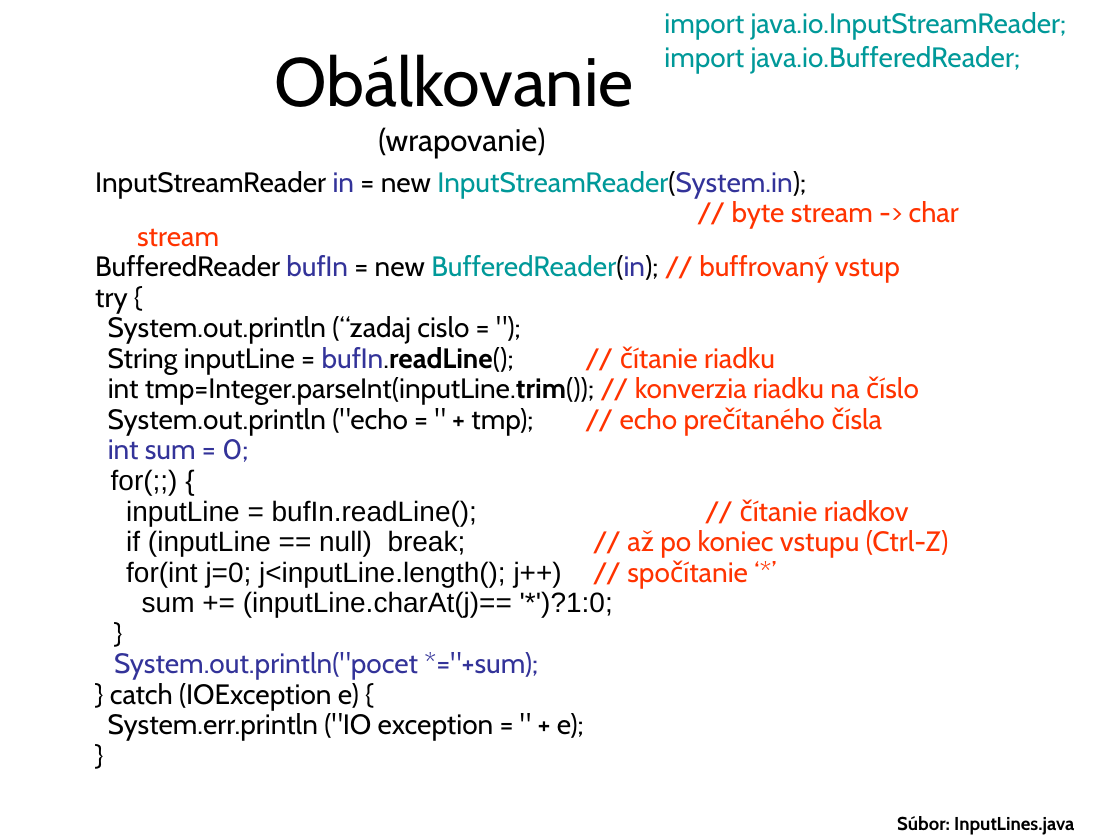
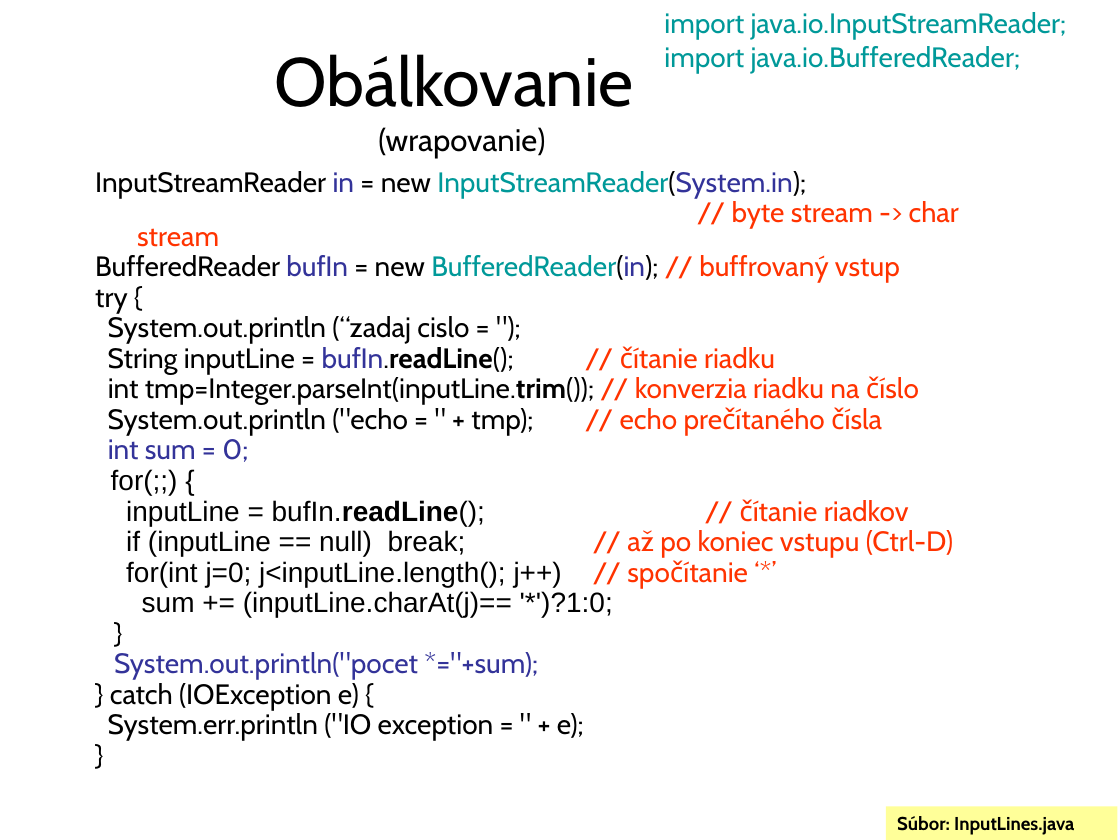
Before and after one commit to Programovanie4/Prednasky, a slide deck: slide 19 of 08/08_java.ppt (slide 18 before the commit). Drawn at 1120x840 pixels with LibreOffice and Linux fonts; fonts in the diff are those of the drawing. Boxes give left, top, right and bottom in pixels: in the first picture for what was removed or moved away, otherwise in the second. Text is boxed around its words. In the diff, an @@ line names an element or a change of style, - is before the commit and + after.

```diff
--- a/08/08_java.ppt
+++ b/08/08_java.ppt
@@ text at (126, 500, 909, 526): bold on in "bufIn.readLine();" @@
@@ text at (126, 530, 953, 558): text changed @@
-if (inputLine == null) break; // až po koniec vstupu (Ctrl-Z)
+if (inputLine == null) break; // až po koniec vstupu (Ctrl-D)
@@ rectangle "Súbor: InputLines.java": place and size @@
-rectangle "Súbor: InputLines.java" at (897, 816, 1074, 835)
+rectangle "Súbor: InputLines.java" at (886, 806, 1118, 840)
@@ rectangle "Súbor: InputLines.java" at (886, 806, 1118, 840): fill none to #FFFF99 @@
```
Also in this commit, not shown: 29 other slides changed, 2 slides added, 1 other file.
